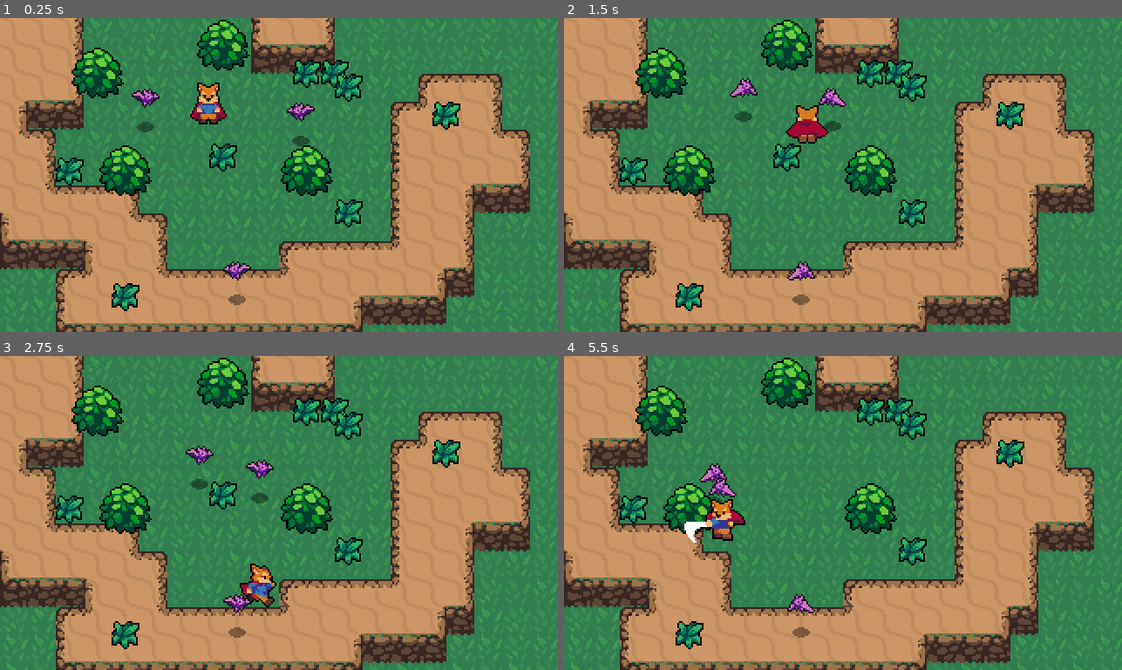
Above: before the commit, frames 1-4 (two rows, left to right).
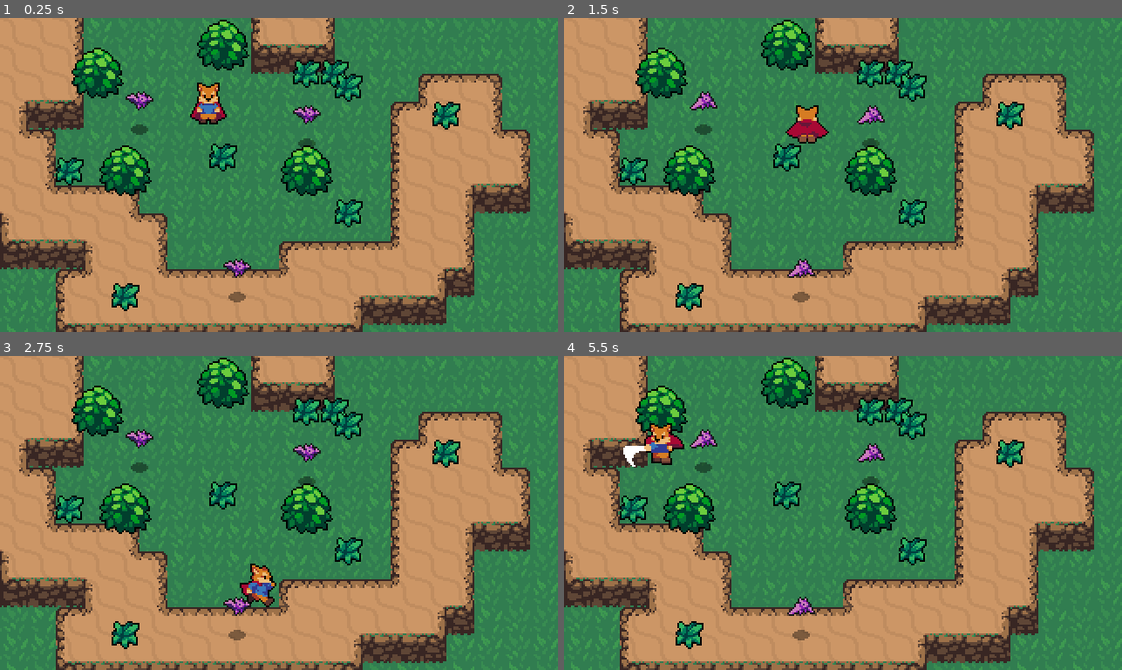
Above: after the commit, the same moments.

Repository: baifengxiao/myRPG
Game: Godot game, scene res://world.tscn
The game is run twice, just before and just after one commit, with the same random seed, the same clock (stepped at 60 frames per second) and the same inputs.
Inputs:
- Up to frame 1 (0.25 s): no input
- Up to frame 2 (1.5 s): hold Right (ui_right) 0.53-1.28 s; tap J (attack) at 0.6 s; hold Down (ui_down) from 1.28 s (still down); tap Z (roll) at 1.35 s
- Up to frame 3 (2.75 s): release Down (ui_down) at 2.03 s; hold Right (ui_right) from 2.03 s (still down); tap J (attack) at 2.1 s
- Up to frame 4 (5.5 s): release Right (ui_right) at 2.78 s; hold Up (ui_up) 2.78-3.53 s; tap Z (roll) at 2.85, 4.35 s; hold Left (ui_left) 3.53-5.03 s; tap J (attack) at 3.6, 5.1 s; hold Down (ui_down) from 5.03 s (still down)

The runs differ from the first frame. In frame 1, 0.8% of the frame differs, in the area x 22-58%, y 22-92%; in frame 2, 1.2%; in frame 3, 1.2%; in frame 4, 2.9%, in the area x 10-58%, y 21-91%.
Error before the commit: Invalid access to property or key 'damage' on a base object of type 'Area2D (Hurtbox.gd)'. (res://Enemies/bat.gd:52)
Error after the commit: Invalid operands 'Nil' and 'float' in operator '*'. (res://Enemies/bat.gd:26)

Commit message:
玩家属性，小怪ai

Diff:
--- a/Enemies/bat.gd
+++ b/Enemies/bat.gd
@@ -20,6 +20,7 @@
 @onready var sprite = $AnimatedSprite
 @onready var stats = $Stats
 @onready var playerDetectionZone=$PlayerDetectionZone
+@onready var hurtbox = $Hurtbox
 
 func _physics_process(delta):
 	knockback=knockback.move_toward(Vector2.ZERO,FRICTION*delta)
@@ -51,7 +52,7 @@
 func _on_hurtbox_area_entered(area):
 	stats.health -=area.damage
 	knockback = area.knockback_vector *120
-
+	hurtbox.create_hit_effect()
 
 func _on_stats_no_health():
 	queue_free()
--- a/Enemies/bat.tscn
+++ b/Enemies/bat.tscn
@@ -1,11 +1,12 @@
-[gd_scene load_steps=16 format=3 uid="uid://d3vd88otjli4q"]
+[gd_scene load_steps=18 format=3 uid="uid://d3vd88otjli4q"]
 
 [ext_resource type="Texture2D" uid="uid://blrmmbnx0tc8e" path="res://Enemies/Bat.png" id="1_bsio1"]
 [ext_resource type="Script" path="res://Enemies/bat.gd" id="1_x2efj"]
 [ext_resource type="Texture2D" uid="uid://tq5u46wr4b65" path="res://Shadows/SmallShadow.png" id="2_hsm27"]
-[ext_resource type="PackedScene" uid="uid://ce21sjmc7nbof" path="res://Overlap/hurtbox.tscn" id="3_crbpd"]
+[ext_resource type="PackedScene" uid="uid://ce21sjmc7nbof" path="res://Overlap/Hurtbox.tscn" id="3_crbpd"]
 [ext_resource type="PackedScene" uid="uid://c1o7ngi3kpfkf" path="res://stats.tscn" id="5_inmal"]
 [ext_resource type="PackedScene" uid="uid://bhxdqur4q5v5t" path="res://Enemies/PlayerDetectionZone.tscn" id="6_1s12x"]
+[ext_resource type="PackedScene" uid="uid://jw77yms8der4" path="res://Overlap/hitbox.tscn" id="7_4l1fb"]
 
 [sub_resource type="AtlasTexture" id="AtlasTexture_caqle"]
 atlas = ExtResource("1_bsio1")
@@ -60,10 +61,17 @@
 [sub_resource type="CircleShape2D" id="CircleShape2D_acs5p"]
 radius = 105.546
 
+[sub_resource type="CapsuleShape2D" id="CapsuleShape2D_oxo7s"]
+radius = 8.0
+height = 16.0
+
 [node name="Bat" type="CharacterBody2D"]
 collision_layer = 16
 collision_mask = 3
 script = ExtResource("1_x2efj")
+ACCELERATION = null
+MAX_SPEED = null
+FRICTION = null
 
 [node name="AnimatedSprite" type="AnimatedSprite2D" parent="."]
 sprite_frames = SubResource("SpriteFrames_xoagb")
@@ -80,7 +88,6 @@
 
 [node name="Hurtbox" parent="." instance=ExtResource("3_crbpd")]
 collision_layer = 8
-show_hit = false
 
 [node name="CollisionShape2D" parent="Hurtbox" index="0"]
 position = Vector2(0, -16)
@@ -95,8 +102,17 @@
 modulate = Color(1, 1, 1, 0.505882)
 shape = SubResource("CircleShape2D_acs5p")
 
+[node name="Hitbox" parent="." instance=ExtResource("7_4l1fb")]
+collision_layer = 0
+collision_mask = 4
+
+[node name="CollisionShape2D" parent="Hitbox" index="0"]
+position = Vector2(0, -16)
+shape = SubResource("CapsuleShape2D_oxo7s")
+
 [connection signal="area_entered" from="Hurtbox" to="." method="_on_hurtbox_area_entered"]
 [connection signal="no_health" from="Stats" to="." method="_on_stats_no_health"]
 
 [editable path="Hurtbox"]
 [editable path="PlayerDetectionZone"]
+[editable path="Hitbox"]
--- a/Overlap/Hurtbox.gd
+++ b/Overlap/Hurtbox.gd
@@ -1,12 +1,39 @@
 extends Area2D
 
-@export var show_hit:bool=true
+var invincible : bool = false : set = set_invincible
+@onready var timer = $Timer
 
-const HitEffect = preload("res://Effects/HitEffect.tscn")
+signal invincible_started
+signal invincible_ended
 
-func _on_area_entered(area):
-	if show_hit:
-		var effect = HitEffect.instantiate()
-		var main = get_tree().current_scene
-		main.add_child(effect)
-		effect.global_position=global_position
+const hitEffectScene = preload("res://Effects/HitEffect.tscn")
+
+func set_invincible(value):
+	invincible = value
+	if invincible == true:
+		emit_signal("invincible_started")
+	else:
+		emit_signal("invincible_ended")
+
+func start_invincibility(duration):
+	self.invincible = true
+	timer.start(duration)
+
+func create_hit_effect():
+	var hitEffectInstance = hitEffectScene.instantiate()
+	# Don't use get_parent here! Parent will be free!
+	var main = get_tree().current_scene
+	main.add_child(hitEffectInstance)
+	hitEffectInstance.global_position = global_position
+
+func _on_timer_timeout():
+	# Must use self, to call set_invincible()
+	self.invincible = false
+
+func _on_invincible_started():
+	# set_deferred("monitorable", false)
+	set_deferred("monitoring", false)
+
+func _on_invincible_ended():
+	# monitorable = true
+	set_deferred("monitoring", true)
--- a/Overlap/hurtbox.tscn
+++ b/Overlap/Hurtbox.tscn
@@ -9,4 +9,6 @@
 
 [node name="CollisionShape2D" type="CollisionShape2D" parent="."]
 
-[connection signal="area_entered" from="." to="." method="_on_area_entered"]
+[node name="Timer" type="Timer" parent="."]
+
+[connection signal="timeout" from="Timer" to="." method="_on_timer_timeout"]
--- a/Player/Player.gd
+++ b/Player/Player.gd
@@ -13,13 +13,17 @@
 
 var state=MOVE
 var roll_vector=Vector2.DOWN
+var stats =PlayerStats
 
-@onready var animation_player = $AnimationPlayer
+@onready var animationPlayer = $AnimationPlayer
 @onready var animationTree = $AnimationTree
 @onready var animationState = animationTree.get("parameters/playback")
 @onready var swordHitbox = $HitboxPivot/SwordHitBox
+@onready var hurtbox = $Hurtbox
+
 
 func _ready():
+	stats.connect("no_health",queue_free)
 	animationTree.active=true
 
 	swordHitbox.knockback_vector=roll_vector
@@ -84,3 +88,10 @@
 
 func attack_animation_finished():
 	state  = MOVE
+
+
+func _on_hurtbox_area_entered(area):
+
+	stats.health -=1
+	hurtbox.start_invincibility(0.5)
+	hurtbox.create_hit_effect()
--- /dev/null
+++ b/Player/PlayerStats.tscn
@@ -0,0 +1,5 @@
+[gd_scene load_steps=2 format=3 uid="uid://t6guk4mqixep"]
+
+[ext_resource type="PackedScene" uid="uid://c1o7ngi3kpfkf" path="res://stats.tscn" id="1_0y3bk"]
+
+[node name="PlayerStats" instance=ExtResource("1_0y3bk")]
--- a/Player/player.tscn
+++ b/Player/player.tscn
@@ -1,9 +1,10 @@
-[gd_scene load_steps=52 format=3 uid="uid://d3j5wmo2kkqq3"]
+[gd_scene load_steps=54 format=3 uid="uid://d3j5wmo2kkqq3"]
 
 [ext_resource type="Script" path="res://Player/Player.gd" id="1_wkf4e"]
 [ext_resource type="Texture2D" uid="uid://yxrgdm8cri1i" path="res://Player/Player.png" id="2_lpdbd"]
 [ext_resource type="PackedScene" uid="uid://jw77yms8der4" path="res://Overlap/hitbox.tscn" id="3_nrqmu"]
 [ext_resource type="Script" path="res://Player/SwordHitbox.gd" id="4_f4o36"]
+[ext_resource type="PackedScene" uid="uid://ce21sjmc7nbof" path="res://Overlap/Hurtbox.tscn" id="5_ynljk"]
 
 [sub_resource type="CapsuleShape2D" id="CapsuleShape2D_ttmws"]
 radius = 4.0
@@ -669,6 +670,10 @@
 
 [sub_resource type="CapsuleShape2D" id="CapsuleShape2D_mqdvu"]
 
+[sub_resource type="CapsuleShape2D" id="CapsuleShape2D_urnse"]
+radius = 7.0
+height = 18.0
+
 [node name="Player" type="CharacterBody2D"]
 collision_layer = 2
 collision_mask = 17
@@ -711,4 +716,15 @@
 disabled = true
 metadata/_edit_group_ = true
 
+[node name="Hurtbox" parent="." instance=ExtResource("5_ynljk")]
+collision_layer = 4
+collision_mask = 0
+
+[node name="CollisionShape2D" parent="Hurtbox" index="0"]
+position = Vector2(-2, -1)
+shape = SubResource("CapsuleShape2D_urnse")
+
+[connection signal="area_entered" from="Hurtbox" to="." method="_on_hurtbox_area_entered"]
+
 [editable path="HitboxPivot/SwordHitBox"]
+[editable path="Hurtbox"]
--- a/World/Grass.tscn
+++ b/World/Grass.tscn
@@ -2,7 +2,7 @@
 
 [ext_resource type="Texture2D" uid="uid://b1p7ejwe0yynh" path="res://World/Grass.png" id="1_60wht"]
 [ext_resource type="Script" path="res://World/Grass.gd" id="2_me0a8"]
-[ext_resource type="PackedScene" uid="uid://ce21sjmc7nbof" path="res://Overlap/hurtbox.tscn" id="3_5tmh1"]
+[ext_resource type="PackedScene" uid="uid://ce21sjmc7nbof" path="res://Overlap/Hurtbox.tscn" id="3_5tmh1"]
 
 [sub_resource type="RectangleShape2D" id="RectangleShape2D_qnj0v"]
 size = Vector2(14, 14)
--- a/project.godot
+++ b/project.godot
@@ -14,6 +14,10 @@
 run/main_scene="res://world.tscn"
 config/features=PackedStringArray("4.2", "Forward Plus")
 config/icon="res://icon.svg"
+
+[autoload]
+
+PlayerStats="*res://Player/PlayerStats.tscn"
 
 [display]
 
--- a/stats.tscn
+++ b/stats.tscn
@@ -2,5 +2,6 @@
 
 [ext_resource type="Script" path="res://stats.gd" id="1_5prnf"]
 
-[node name="Stats" type="Node2D"]
+[node name="PlayerStats" type="Node2D"]
 script = ExtResource("1_5prnf")
+max_health = 4
